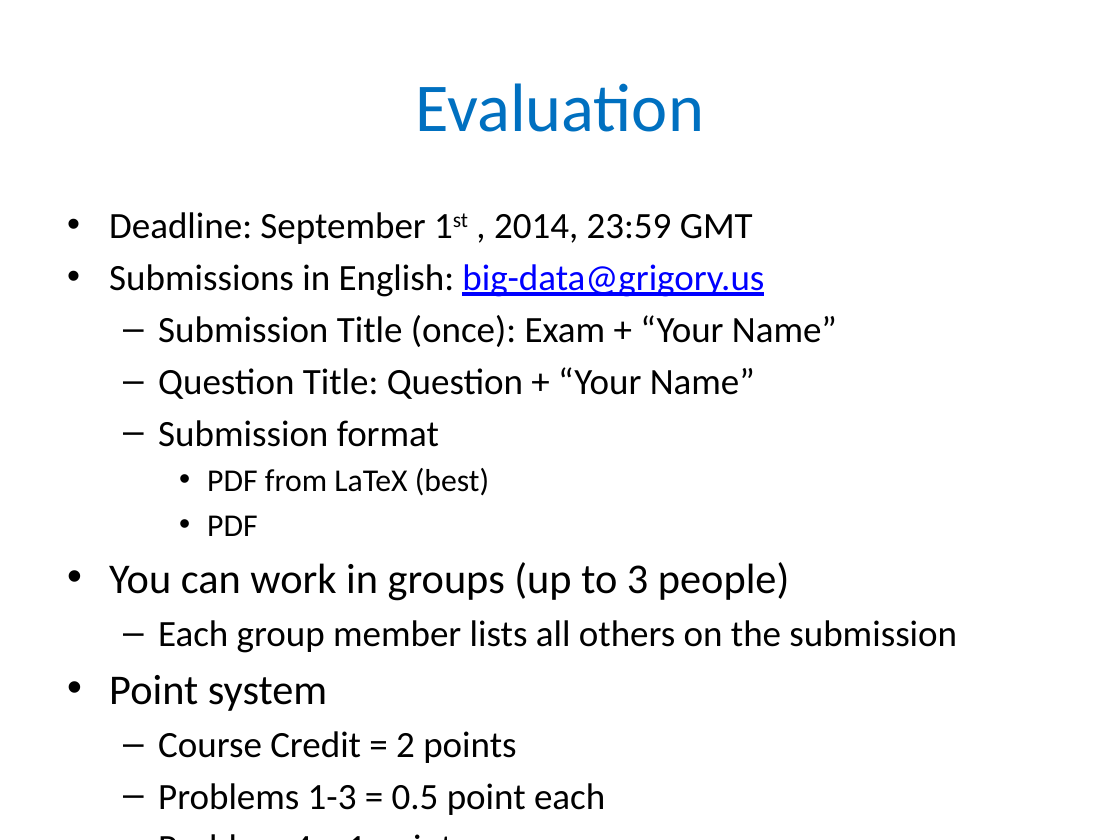
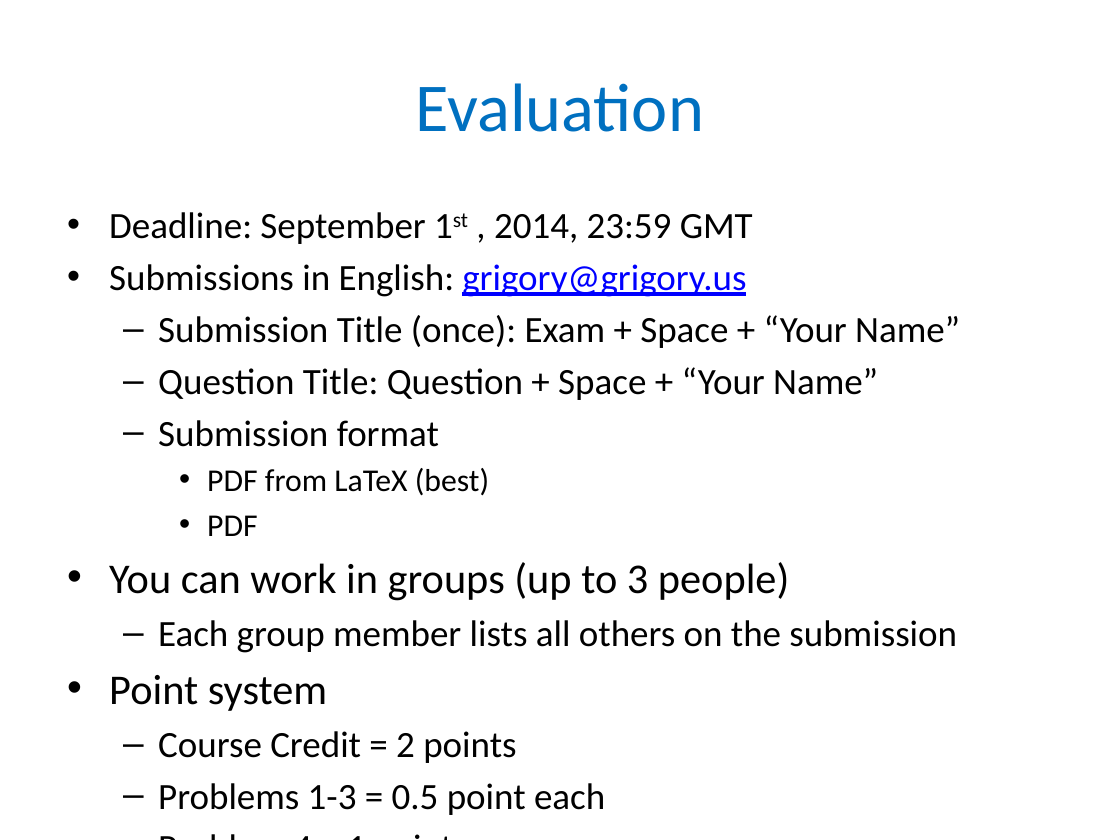
Before and after one commit to gyaroslavtsev/gyaroslavtsev.github.io, a slide deck: slide 8 of files/teaching/sublinear-big-data-exam.pptx. Drawn at 1120x840 pixels with LibreOffice and Linux fonts; fonts in the diff are those of the drawing. Boxes give left, top, right and bottom in pixels: in the first picture for what was removed or moved away, otherwise in the second. Text is boxed around its words. In the diff, an @@ line names an element or a change of style, - is before the commit and + after.

Commit message:
exam

```diff
--- a/files/teaching/sublinear-big-data-exam.pptx
+++ b/files/teaching/sublinear-big-data-exam.pptx
@@ text at (109, 264, 960, 400): text changed @@
-  • Submissions in English: big-data@grigory.us
-  – Submission Title (once): Exam + “Your Name”
-  – Question Title: Question + “Your Name”
+  • Submissions in English: grigory@grigory.us
+  – Submission Title (once): Exam + Space + “Your Name”
+  – Question Title: Question + Space + “Your Name”
```
